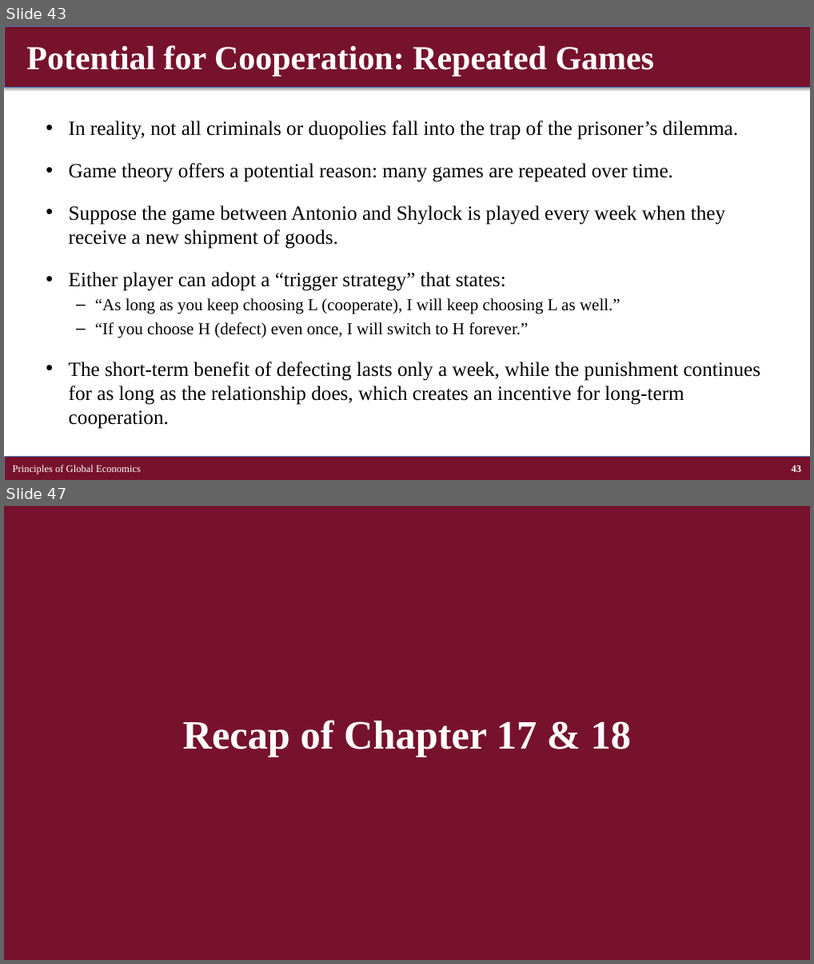
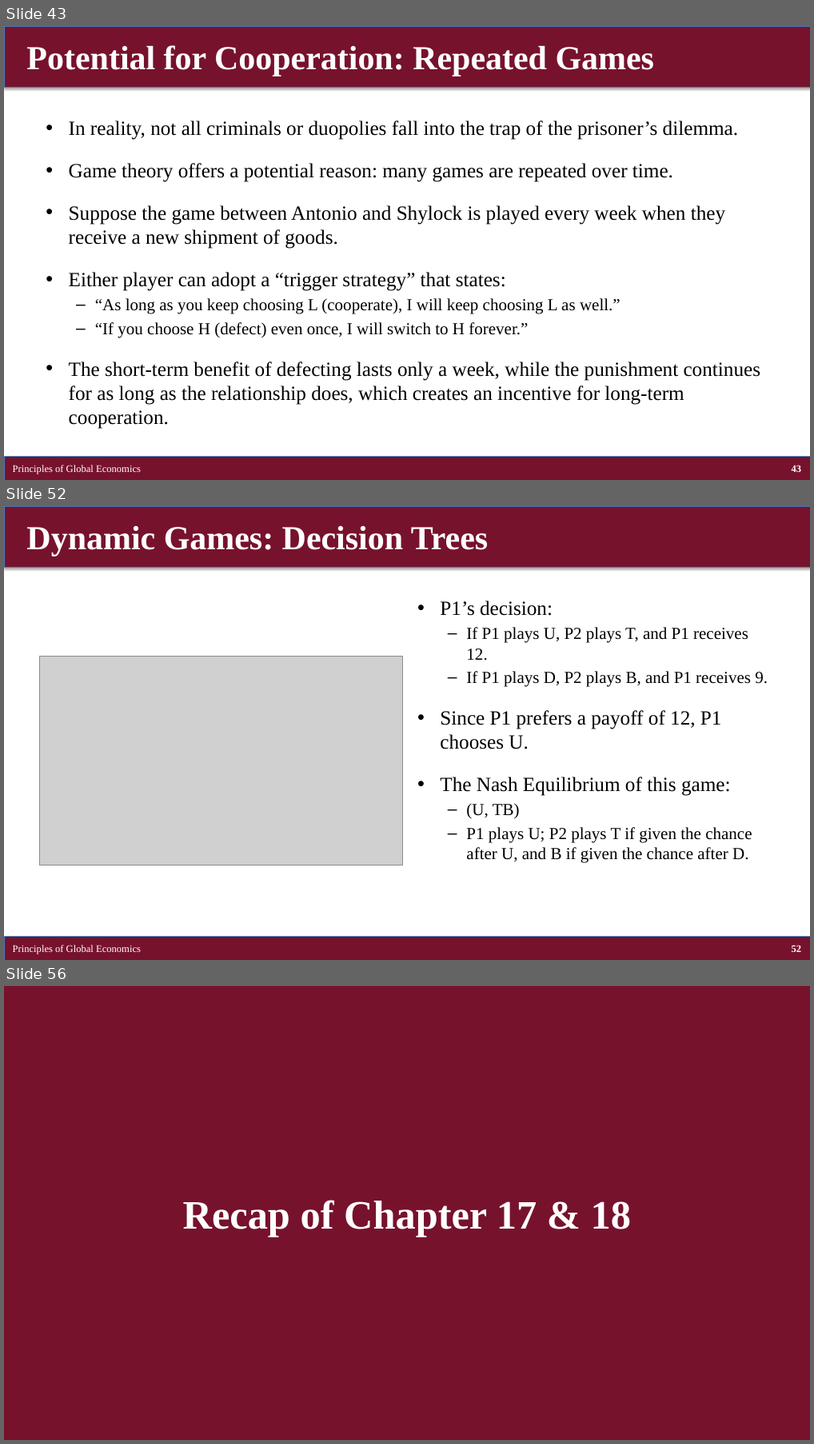
Before and after one commit to brianhwpark/brianhwpark.github.io, a slide deck: files/teaching-resources/concordiacollege-bus-201/bus-201-lecture-note/bus201-ch17-18.pptx. Shown one above the other, each under a label of ours: slides 43 and 47 before the commit, slides 43, 52 and 56 after it; the slides between them are not shown. The pictures are 814x964 and 814x1444 pixels, drawn with LibreOffice and Linux fonts; fonts in the diff are those of the drawing; grey boxes stand for pictures. Boxes give left, top, right and bottom in pixels: in the first picture for what was removed or moved away, otherwise in the second. Text is boxed around its words. In the diff, an @@ line names an element or a change of style, - is before the commit and + after.

```diff
--- a/files/teaching-resources/concordiacollege-bus-201/bus-201-lecture-note/bus201-ch17-18.pptx
+++ b/files/teaching-resources/concordiacollege-bus-201/bus-201-lecture-note/bus201-ch17-18.pptx
@@ slide 52 added at [4,506,810,960], background #FFFFFF @@
@@ rectangle added at [4,506,810,567], fill #77122C, outline #4B7EBC 0.75 pt @@
@@ title added at [26,526,488,556], 40 pt, text #FFFFFF, bold @@
+Dynamic Games: Decision Trees
@@ text added at [440,600,768,863], 20 pt, text #000000 @@
+• P1’s decision:
+  – If P1 plays U, P2 plays T, and P1 receives 12.
+  – If P1 plays D, P2 plays B, and P1 receives 9.
+• Since P1 prefers a payoff of 12, P1 chooses U.
+• The Nash Equilibrium of this game:
+  – (U, TB)
+  – P1 plays U; P2 plays T if given the chance after U, and B if given the chance after D.
@@ picture added at [40,656,402,864] @@
@@ rectangle added at [4,936,810,960], fill #77122C, outline #4B7EBC 0.75 pt @@
@@ text added at [13,944,141,954], 12 pt, text #FFFFFF @@
+Principles of Global Economics
@@ page number added at [792,944,802,952], 12 pt, text #FFFFFF, bold @@
+52
@@ what was slide 47 is now slide 56 @@
```
Also in this commit, not shown: 3 slides changed, 8 other slides added, 11 other files.
